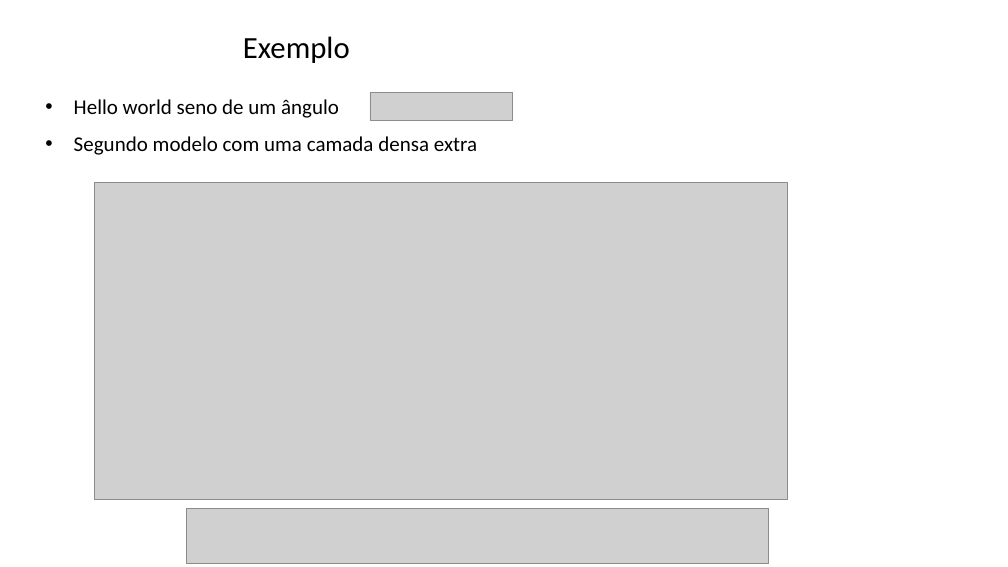
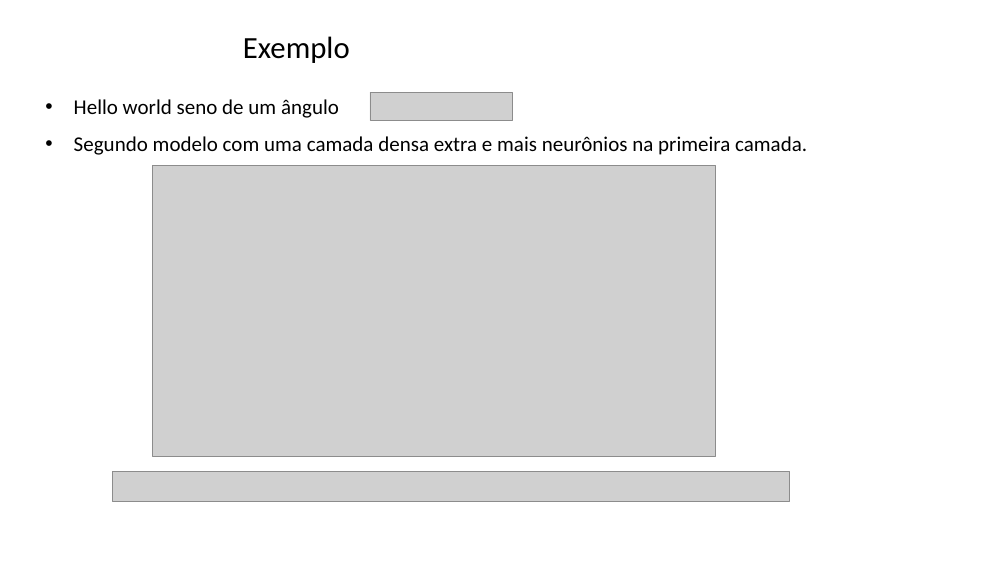
Before and after one commit to zz4fap/tp557-iot-ml, a slide deck: slide 55 of slides/TP557_14_introducao_tensorflowlite.pptx. Drawn at 1008x567 pixels with LibreOffice and Linux fonts; fonts in the diff are those of the drawing; grey boxes stand for pictures; background and template pictures are left out. Boxes give left, top, right and bottom in pixels: in the first picture for what was removed or moved away, otherwise in the second. Text is boxed around its words. In the diff, an @@ line names an element or a change of style, - is before the commit and + after.

```diff
--- a/slides/TP557_14_introducao_tensorflowlite.pptx
+++ b/slides/TP557_14_introducao_tensorflowlite.pptx
@@ text at [74, 136, 807, 155]: text changed @@
-• Segundo modelo com uma camada densa extra
+• Segundo modelo com uma camada densa extra e mais neurônios na primeira camada.
@@ picture: place and size @@
-picture at [95, 183, 788, 500]
+picture at [152, 166, 715, 457]
@@ picture added at [112, 471, 789, 501] @@
@@ picture removed at [187, 508, 769, 563] @@
```
Also in this commit, not shown: 7 other slides changed, 1 slide added, 4 other files.
